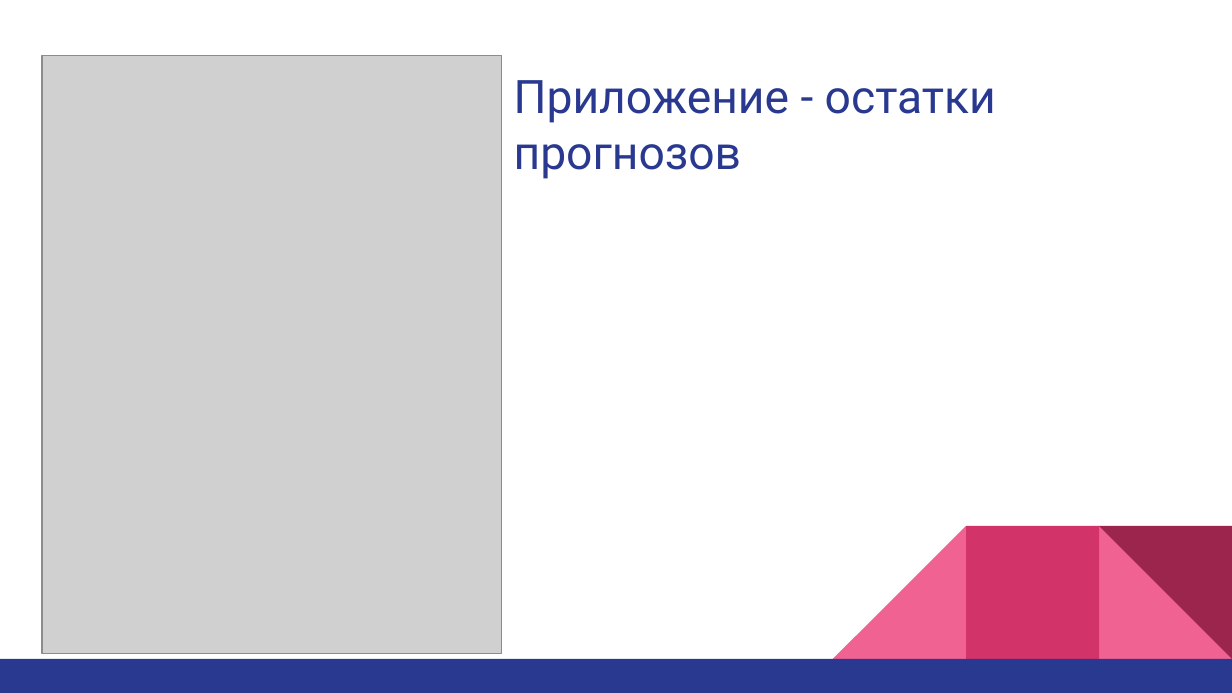
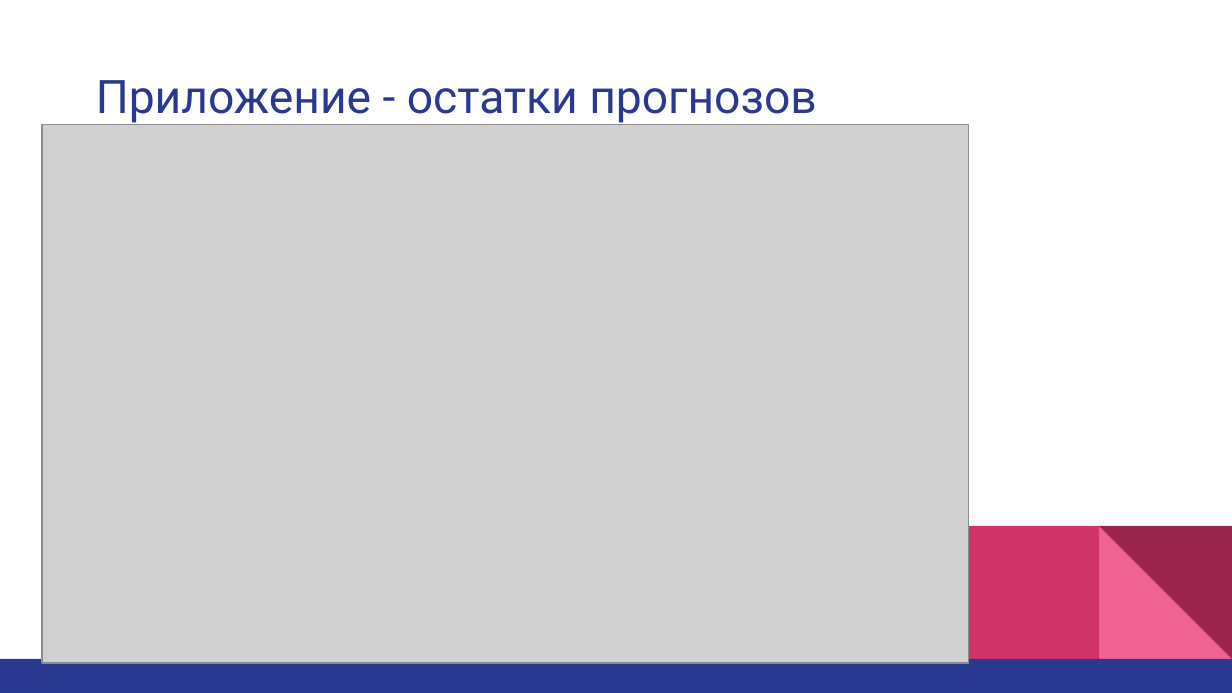
Before and after one commit to ksetdekov/ts_transformers, a slide deck: slide 19 of text/Презентация.pptx (slide 18 before the commit). Drawn at 1232x693 pixels with LibreOffice and Linux fonts; fonts in the diff are those of the drawing; grey boxes stand for pictures. Boxes give left, top, right and bottom in pixels: in the first picture for what was removed or moved away, otherwise in the second. Text is boxed around its words. In the diff, an @@ line names an element or a change of style, - is before the commit and + after.

```diff
--- a/text/Презентация.pptx
+++ b/text/Презентация.pptx
@@ picture removed at <box>42,55,501,654</box> @@
@@ title "Приложение - остатки прогнозов" rewrapped from <box>514,80,996,179</box> to <box>96,80,816,123</box> @@
@@ picture added at <box>42,124,968,663</box> @@
@@ right triangle removed at <box>833,526,966,659</box> @@
```
Also in this commit, not shown: 3 other slides changed, 1 slide added, 17 other files.
